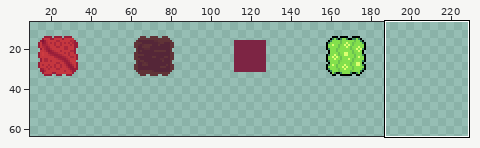
Edited in one commit: sprite sheet (development/assets/textures/tiles.png). Above: a wide view before the commit, with the close-up outlined.
Close-up. The starting point:
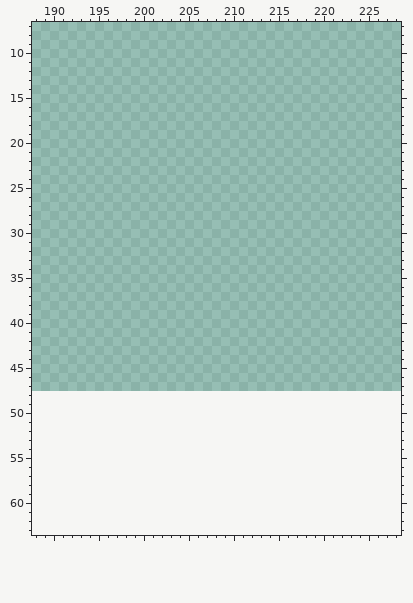
The file is 256x48 pixels. Colours within 5 levels of each other are drawn and written as one. Shown: x 188..228, y 7..63. The old version is drawn lined up with the new one, on the new canvas. The wide view leaves out empty margins.
And afterwards:
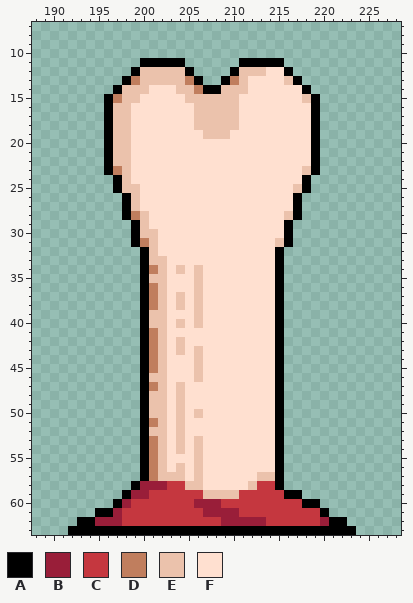
Palette (. is transparent): A #000000  B #991e39  C #c5373f  D #c07e5e  E #ebc2ac  F #ffe0d0
The exact change:
canvas 256x48 -> 256x64
@@ x 188..228 @@
 10 .........................................
-11 .........................................
-12 .........................................
-13 .........................................
-14 .........................................
-15 .........................................
-16 .........................................
-17 .........................................
-18 .........................................
-19 .........................................
-20 .........................................
-21 .........................................
-22 .........................................
-23 .........................................
-24 .........................................
-25 .........................................
-26 .........................................
-27 .........................................
-28 .........................................
-29 .........................................
-30 .........................................
-31 .........................................
-32 .........................................
-33 .........................................
-34 .........................................
-35 .........................................
-36 .........................................
-37 .........................................
-38 .........................................
-39 .........................................
-40 .........................................
-41 .........................................
-42 .........................................
-43 .........................................
-44 .........................................
-45 .........................................
-46 .........................................
-47 .........................................
-48 .........................................
-49 .........................................
-50 .........................................
-51 .........................................
-52 .........................................
-53 .........................................
-54 .........................................
-55 .........................................
-56 .........................................
-57 .........................................
-58 .........................................
-59 .........................................
-60 .........................................
-61 .........................................
-62 .........................................
-63 .........................................
+11 ............AAAAA......AAAAA.............
+12 ...........AEEEEEA....AEEEFFA............
+13 ..........ADEEEEEDA..ADEFFFFEA...........
+14 .........AEEEFFFEEDAAEEEFFFFFFA..........
+15 ........ADEEFFFFFEEEEEEFFFFFFFEA.........
+16 ........AEEFFFFFFFEEEEEFFFFFFFFA.........
+17 ........AEEFFFFFFFEEEEEFFFFFFFFA.........
+18 ........AEEFFFFFFFEEEEEFFFFFFFFA.........
+19 ........AEEFFFFFFFFEEEFFFFFFFFFA.........
+20 ........AEEFFFFFFFFFFFFFFFFFFFFA.........
+21 ........AEEFFFFFFFFFFFFFFFFFFFFA.........
+22 ........AEEFFFFFFFFFFFFFFFFFFFFA.........
+23 ........ADEFFFFFFFFFFFFFFFFFFFEA.........
+24 .........AEFFFFFFFFFFFFFFFFFFFA..........
+25 .........AEEFFFFFFFFFFFFFFFFFEA..........
+26 ..........AEFFFFFFFFFFFFFFFFFA...........
+27 ..........AEFFFFFFFFFFFFFFFFFA...........
+28 ..........ADEFFFFFFFFFFFFFFFEA...........
+29 ...........AEFFFFFFFFFFFFFFFA............
+30 ...........AEEFFFFFFFFFFFFFFA............
+31 ...........ADEFFFFFFFFFFFFFEA............
+32 ............AEFFFFFFFFFFFFFA.............
+33 ............AEEFFFFFFFFFFFFA.............
+34 ............ADEFEFEFFFFFFFFA.............
+35 ............AEEFFFEFFFFFFFFA.............
+36 ............ADEFFFEFFFFFFFFA.............
+37 ............ADEFEFEFFFFFFFFA.............
+38 ............ADEFEFEFFFFFFFFA.............
+39 ............AEEFFFEFFFFFFFFA.............
+40 ............AEEFEFEFFFFFFFFA.............
+41 ............ADEFFFFFFFFFFFFA.............
+42 ............ADEFEFFFFFFFFFFA.............
+43 ............ADEFEFEFFFFFFFFA.............
+44 ............ADEFFFEFFFFFFFFA.............
+45 ............ADEFFFEFFFFFFFFA.............
+46 ............AEEFFFEFFFFFFFFA.............
+47 ............ADEFEFFFFFFFFFFA.............
+48 ............AEEFEFFFFFFFFFFA.............
+49 ............AEEFEFFFFFFFFFFA.............
+50 ............AEEFEFEFFFFFFFFA.............
+51 ............ADEFEFFFFFFFFFFA.............
+52 ............AEEFEFFFFFFFFFFA.............
+53 ............ADEFEFEFFFFFFFFA.............
+54 ............ADEFEFEFFFFFFFFA.............
+55 ............ADEFFFEFFFFFFFFA.............
+56 ............ADEFEFEFFFFFFFFA.............
+57 ............ADEEEFEFFFFFFEEA.............
+58 ...........ABBBCCEEFFFFFECCA.............
+59 ..........ABBCCCCCCEEEECCCCCAA...........
+60 .........ABCCCCCCCBBBCCCCCCCCCAA.........
+61 .......AABCCCCCCCCCBBBBCCCCCCCCCA........
+62 .....AABBBCCCCCCCCCCCBBBBBCCCCCCBAA......
+63 ....AAAAAAAAAAAAAAAAAAAAAAAAAAAAAAAA.....
Boxes around the changes in both close-ups, in picture pixels (x1, y1, x2, y2):
added: (68, 58, 356, 535)
